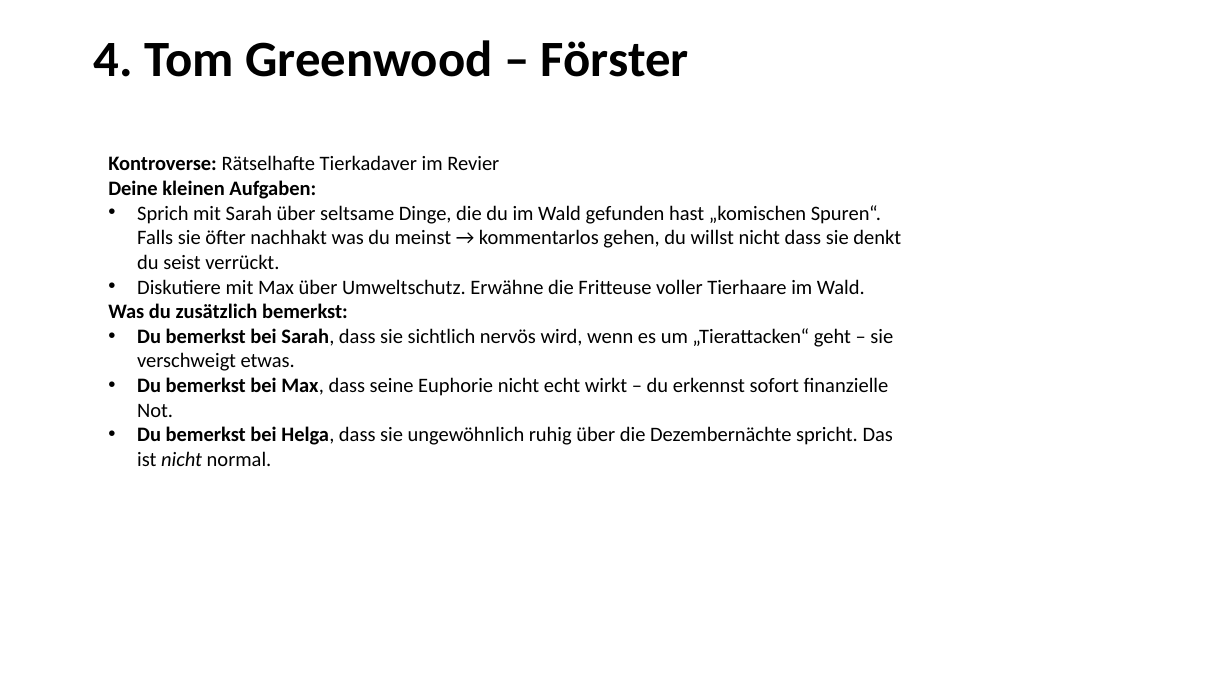
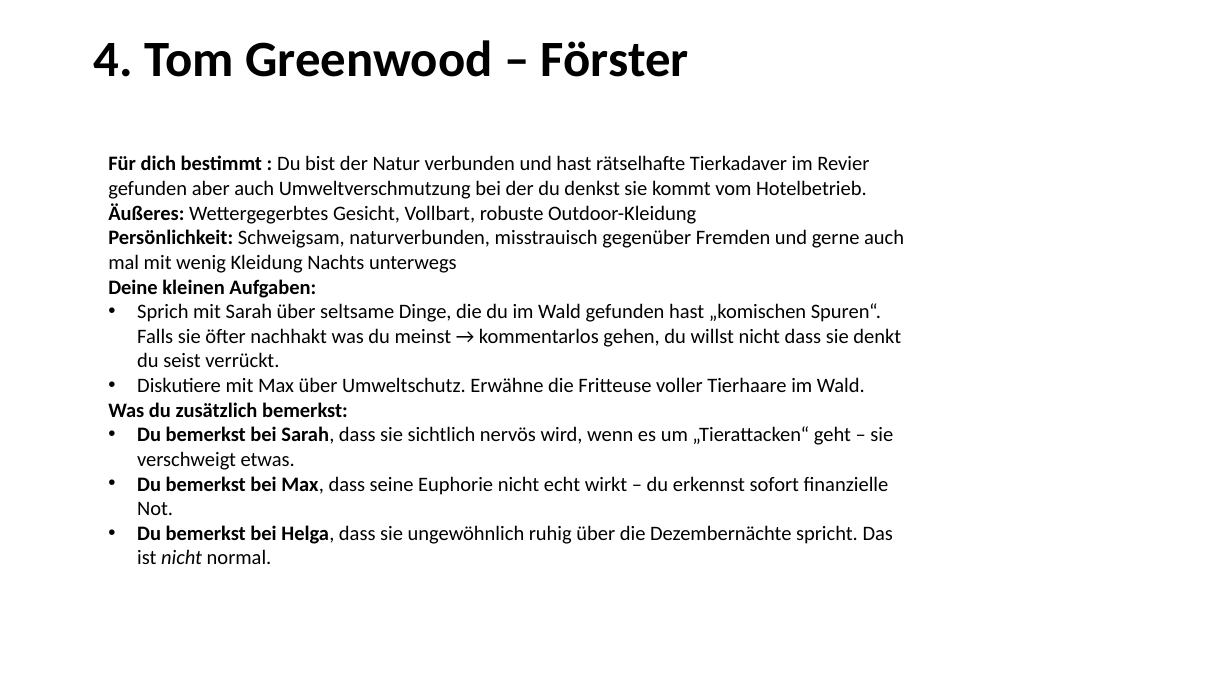
Before and after one commit to LkySlevin/krimidinner_app, a slide deck: slide 5 of Misc/Krimidinner.pptx (slide 8 before the commit). Drawn at 1232x693 pixels with LibreOffice and Linux fonts; fonts in the diff are those of the drawing. Boxes give left, top, right and bottom in pixels: in the first picture for what was removed or moved away, otherwise in the second. Text is boxed around its words. In the diff, an @@ line names an element or a change of style, - is before the commit and + after.

```diff
--- a/Misc/Krimidinner.pptx
+++ b/Misc/Krimidinner.pptx
@@ text at (x1=108, y1=155, x2=904, y2=298): text changed; bold off @@
-Kontroverse: Rätselhafte Tierkadaver im Revier
-Deine kleinen Aufgaben:
+Für dich bestimmt : Du bist der Natur verbunden und hast rätselhafte Tierkadaver im Revier gefunden aber auch Umweltverschmutzung bei der du denkst sie kommt vom Hotelbetrieb.
+Äußeres: Wettergegerbtes Gesicht, Vollbart, robuste Outdoor-Kleidung
+Persönlichkeit: Schweigsam, naturverbunden, misstrauisch gegenüber Fremden und gerne auch mal mit wenig Kleidung Nachts unterwegs
+Deine kleinen Aufgaben:
```
Also in this commit, not shown: 9 other slides changed, 3 slides removed, 12 other files.
